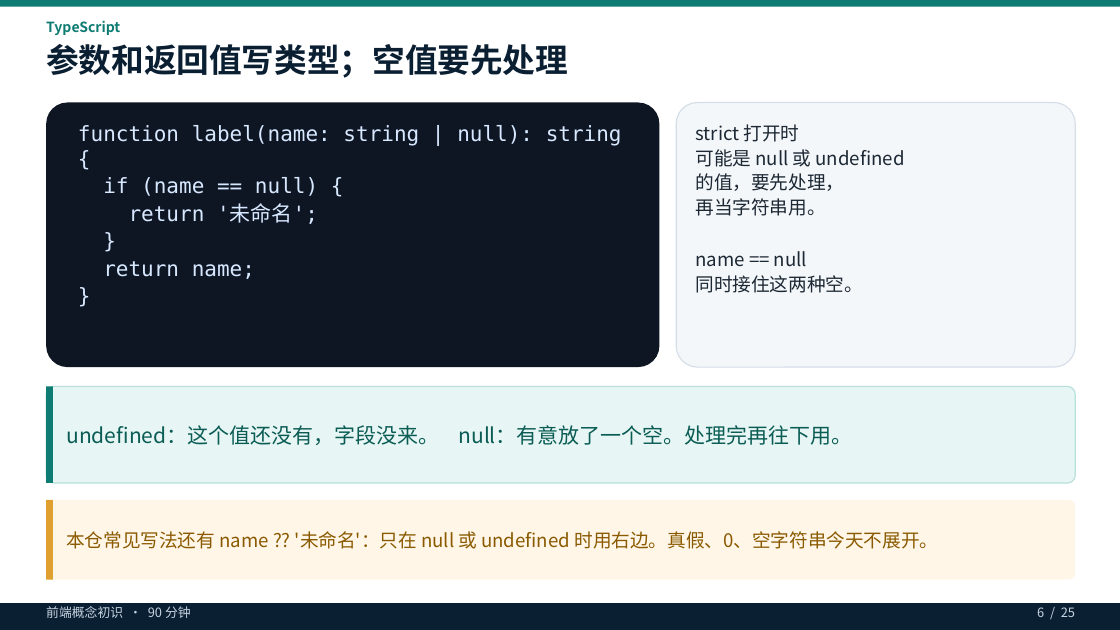
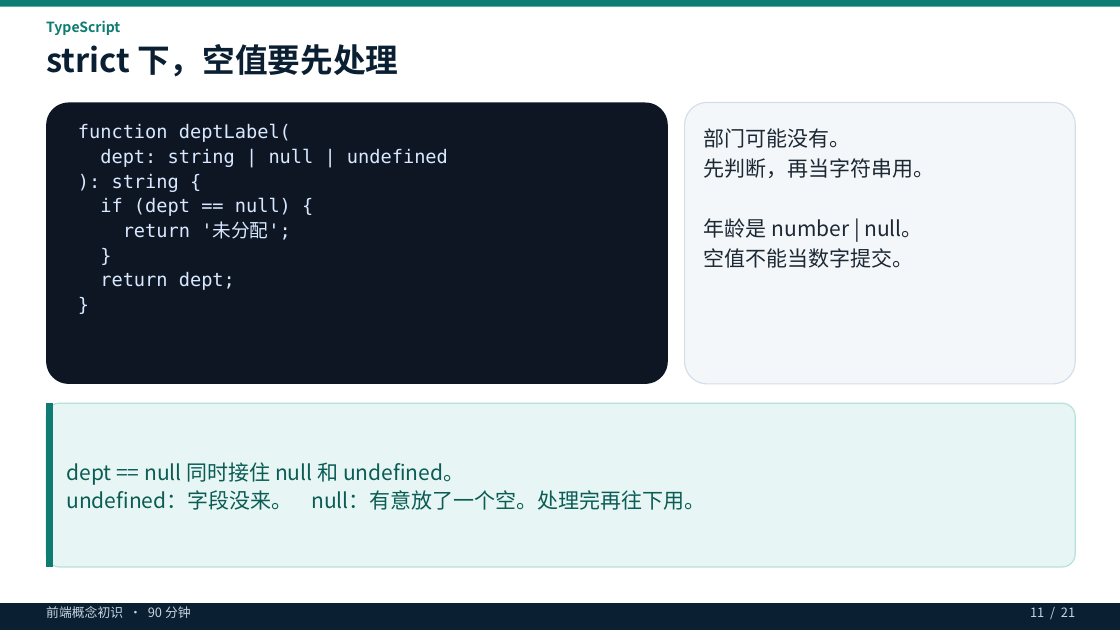
Before and after one commit to shangwanzheng/self-study, a slide deck: slide 11 of 前端概念初识.pptx (slide 4 before the commit). Drawn at 1120x630 pixels with LibreOffice and Linux fonts; fonts in the diff are those of the drawing. Boxes give left, top, right and bottom in pixels: in the first picture for what was removed or moved away, otherwise in the second. Text is boxed around its words. In the diff, an @@ line names an element or a change of style, - is before the commit and + after.

```diff
--- a/前端概念初识.pptx
+++ b/前端概念初识.pptx
@@ text at box(46, 44, 398, 77): text changed @@
-参数和返回值写类型；空值要先处理
+strict 下，空值要先处理
@@ rounded rectangle: place and size @@
-rounded rectangle at box(46, 103, 660, 367)
+rounded rectangle at box(46, 103, 668, 384)
@@ text "function deptLabel(" at box(78, 123, 448, 290): size 18 to 16 pt in "}", "}" @@
@@ rounded rectangle: place and size @@
-rounded rectangle at box(676, 103, 1075, 367)
+rounded rectangle at box(685, 103, 1075, 384)
@@ text at box(78, 123, 448, 240): text changed; size 18 to 16 pt @@
-function label(name: string | null): string {
-if (name == null) {
-return '未命名';
+function deptLabel(
+dept: string | null | undefined
+): string {
+if (dept == null) {
+return '未分配';
@@ text at box(704, 128, 935, 268): text changed; size 16 to 18 pt @@
-strict 打开时
-可能是 null 或 undefined
-的值，要先处理，
-再当字符串用。
-name == null
-同时接住这两种空。
+部门可能没有。
+先判断，再当字符串用。
+年龄是 number | null。
+空值不能当数字提交。
@@ text at box(100, 272, 235, 290): text changed; size 18 to 16 pt @@
-return name;
+return dept;
@@ rounded rectangle: place and size @@
-rounded rectangle at box(46, 386, 1075, 483)
+rounded rectangle at box(46, 403, 1075, 567)
@@ rectangle: place and size @@
-rectangle at box(46, 386, 53, 483)
+rectangle at box(46, 403, 53, 567)
@@ text at box(66, 462, 705, 510): text changed @@
-undefined：这个值还没有，字段没来。 null：有意放了一个空。处理完再往下用。
+dept == null 同时接住 null 和 undefined。
+undefined：字段没来。 null：有意放了一个空。处理完再往下用。
@@ rounded rectangle removed at box(46, 500, 1075, 580) @@
@@ rectangle removed at box(46, 500, 53, 580) @@
@@ text removed at box(66, 531, 938, 549) @@
-本仓常见写法还有 name ?? '未命名'：只在 null 或 undefined 时用右边。真假、0、空字符串今天不展开。
@@ text at box(1030, 607, 1075, 617): text changed @@
-6 / 25
+11 / 21
```
Also in this commit, not shown: 11 other slides changed, 9 slides added, 11 slides removed, 59 other files.
